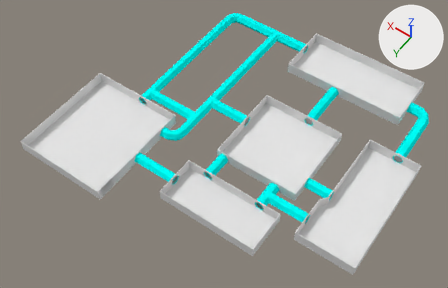
Renders of the Blender file GameJamPlus - Localhost/Assets/Models/labs_final.blend from each side of a commit.
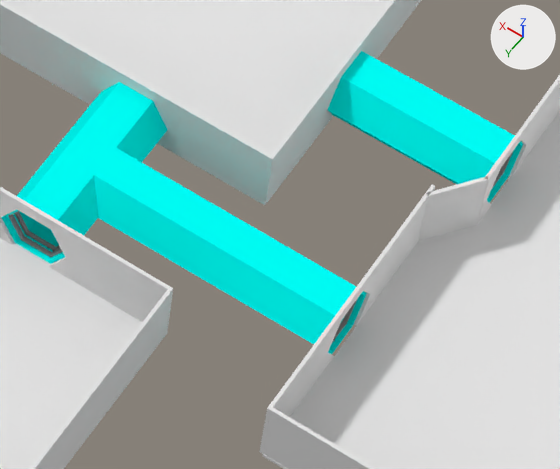
The first picture shows the older version from a 50 mm camera at (-155.0, 238.0, 380.0) aimed at (20.0, -6.0, -5.0). The close-ups show both versions on the part from 57% to 76% of the width and 59% to 84% of the height of that picture; other places that the commit changed are outside them. Lighting does not change. The marker at upper right points along +X, +Y and +Z.

The older version as bpy lines, for what is in view:
```python
me_cube_122 = bpy.data.meshes.new('Cube.122')
me_cube_122.from_pydata(...)  # 7252 vertices, 6640 faces, 1 loose edge; spans x -111.0..124.0, y -95.0..162.0, z 0.0..10.0
me_cube_122.materials.append(mat_wall_room)  # its picture is missing
me_cube_122.materials.append(mat_wall_room2)  # its picture is missing
me_cube_122.materials.append(mat_wall_room3)  # its picture is missing
me_cube_122.materials.append(mat_wall_lab)  # its picture is missing
me_cube_122.materials.append(mat_wall_lab2)  # its picture is missing
me_cube_122.materials.append(mat_chao_1)  # its picture is missing
me_cube_122.materials.append(mat_chao_2)  # its picture is missing
me_cube_122.materials.append(mat_chao_4)  # its picture is missing
me_cube_122.materials.append(mat_wall_corridor)  # its picture is missing
me_cube_122.materials.append(mat_wall_corridor2)  # its picture is missing
me_cube_122.materials.append(mat_corridor_glass)  # cyan #00fff9
me_cube_122.materials.append(mat_metal_door)  # grey #979797
ob_labs = bpy.data.objects.new('labs', me_cube_122)
ob_labs.location = (-21.4, -20.3, -0.3)
ob_labs.rotation_euler = (0.0, 0.0, -1.571)  # degrees (0, 0, -90)
```
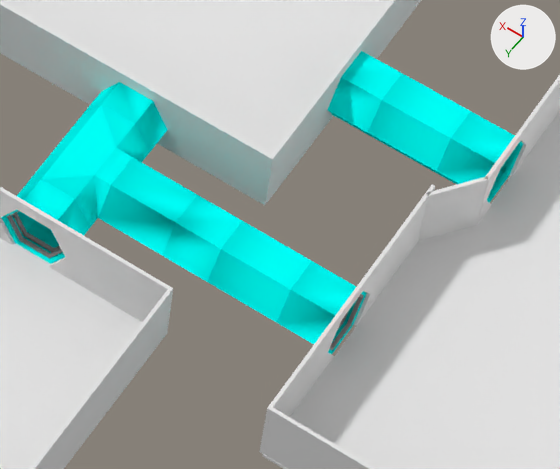
Location of each change, (x1, y1, x2, y2) in pixels of the close-ups (560 x 469 px):
part 1 of me_cube_122, cut back: before (10, 141, 523, 354); after (7, 141, 523, 354)
part 2 of me_cube_122, recoloured: before (330, 320, 352, 351)
part 3 of me_cube_122, recoloured: before (491, 172, 504, 190); after (488, 173, 508, 199)

Patch to the scene script:
```diff
--- a/GameJamPlus - Localhost/Assets/Models/labs_final.blend.py
+++ b/GameJamPlus - Localhost/Assets/Models/labs_final.blend.py
@@ me_cube_122 @@
 # used by ob_labs; location = (-21.4, -20.3, -0.3); rotation_euler = (0.0, 0.0, -1.571), in degrees (0, 0, -90)
-me_cube_122.from_pydata(...)  # 7252 vertices, 6640 faces, 1 loose edge; spans x -111.0..124.0, y -95.0..162.0, z 0.0..10.0
+me_cube_122.from_pydata(...)  # 4648 vertices, 3764 faces, 1 loose edge; spans x -111.0..124.0, y -95.0..162.0, z 0.0..10.0
+# me_cube_122 part 1: 25 vertices moved within x -50.0..-11.0, y -53.0..-12.0, z 1.0..7.0; 216 vertices removed from x -49.0..-9.0, y -53.0..-12.0, z 1.0..7.0; 84 vertices added at x -50.0..-9.0, y -49.0..-12.0, z 1.0..7.0
+# me_cube_122 part 2: 26 faces spanning x -50.0..-31.0, y -49.0..81.0, z 1.0..7.0 switch from mat_corridor_glass (cyan #00fff9) to mat_metal_door (grey #979797)
+# me_cube_122 part 3: 36 faces spanning x -41.0..109.0, y -53.0..82.0, z 1.0..7.0 switch from mat_metal_door (grey #979797) to mat_corridor_glass (cyan #00fff9)
 me_cube_122.materials.append(mat_wall_room)
```
